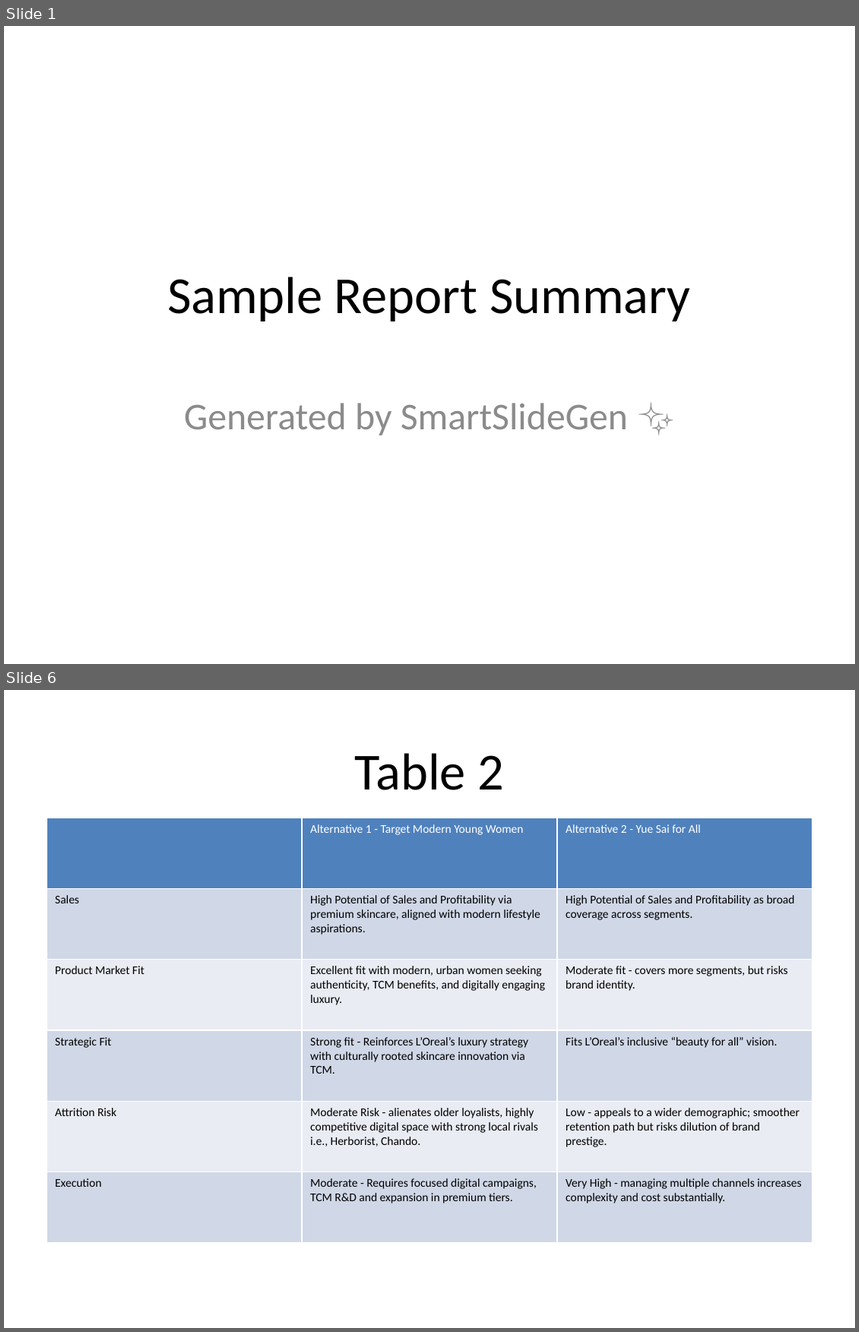
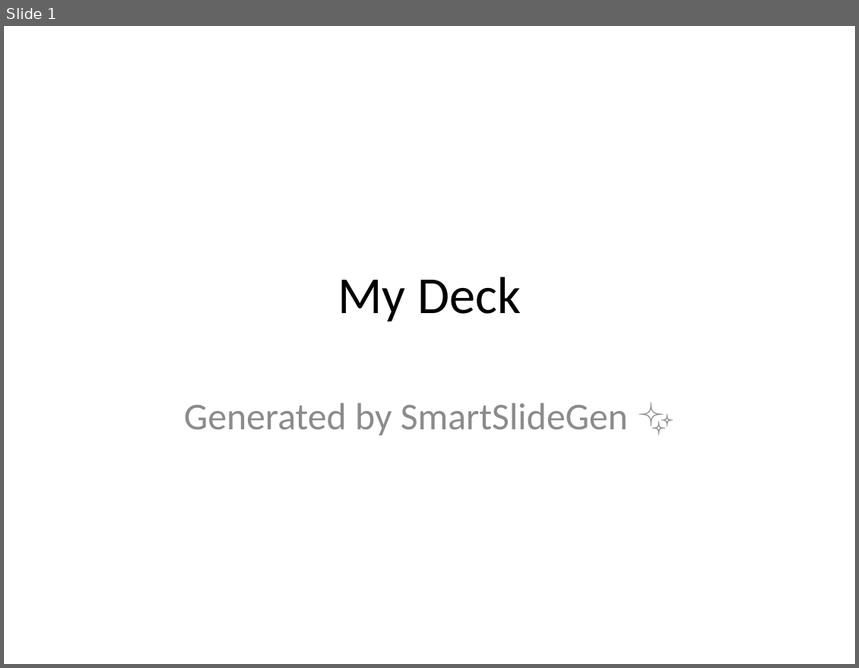
Before and after one commit to abhishek-bagepalli/The-Slide-Whisperer, a slide deck: output.pptx. Shown one above the other, each under a label of ours: slides 1 and 6 before the commit, slide 1 after it; the slides between them are not shown. The pictures are 859x1332 and 859x668 pixels, drawn with LibreOffice and Linux fonts; fonts in the diff are those of the drawing. Boxes give left, top, right and bottom in pixels: in the first picture for what was removed or moved away, otherwise in the second. Text is boxed around its words. In the diff, an @@ line names an element or a change of style, - is before the commit and + after.

```diff
--- a/output.pptx
+++ b/output.pptx
@@ slide 6 removed at [4, 690, 855, 1328], background #FFFFFF @@
@@ title removed at [355, 753, 504, 790] @@
-Table 2
@@ table removed at [47, 818, 813, 1243], 6 rows, 3 columns @@
- | Alternative 1 - Target Modern Young Women | Alternative 2 - Yue Sai for All
-Sales | High Potential of Sales and Profitability via premium skincare, aligned with modern lifestyle aspirations. | High Potential of Sales and Profitability as broad coverage across segments.
-Product Market Fit | Excellent fit with modern, urban women seeking authenticity, TCM benefits, and digitally engaging luxury. | Moderate fit - covers more segments, but risks brand identity.
-Strategic Fit | Strong fit - Reinforces L’Oreal’s luxury strategy with culturally rooted skincare innovation via TCM. | Fits L’Oreal’s inclusive “beauty for all” vision.
-Attrition Risk | Moderate Risk - alienates older loyalists, highly competitive digital space with strong local rivals i.e., Herborist, Chando. | Low - appeals to a wider demographic; smoother retention path but risks dilution of brand prestige.
-Execution | Moderate - Requires focused digital campaigns, TCM R&D and expansion in premium tiers. | Very High - managing multiple channels increases complexity and cost substantially.
@@ slide 1 changed as well @@
@@ title at [338, 277, 521, 322]: text changed @@
-Sample Report Summary
+My Deck
```
Also in this commit, not shown: 8 slides added, 4 other slides removed, 14 other files.
